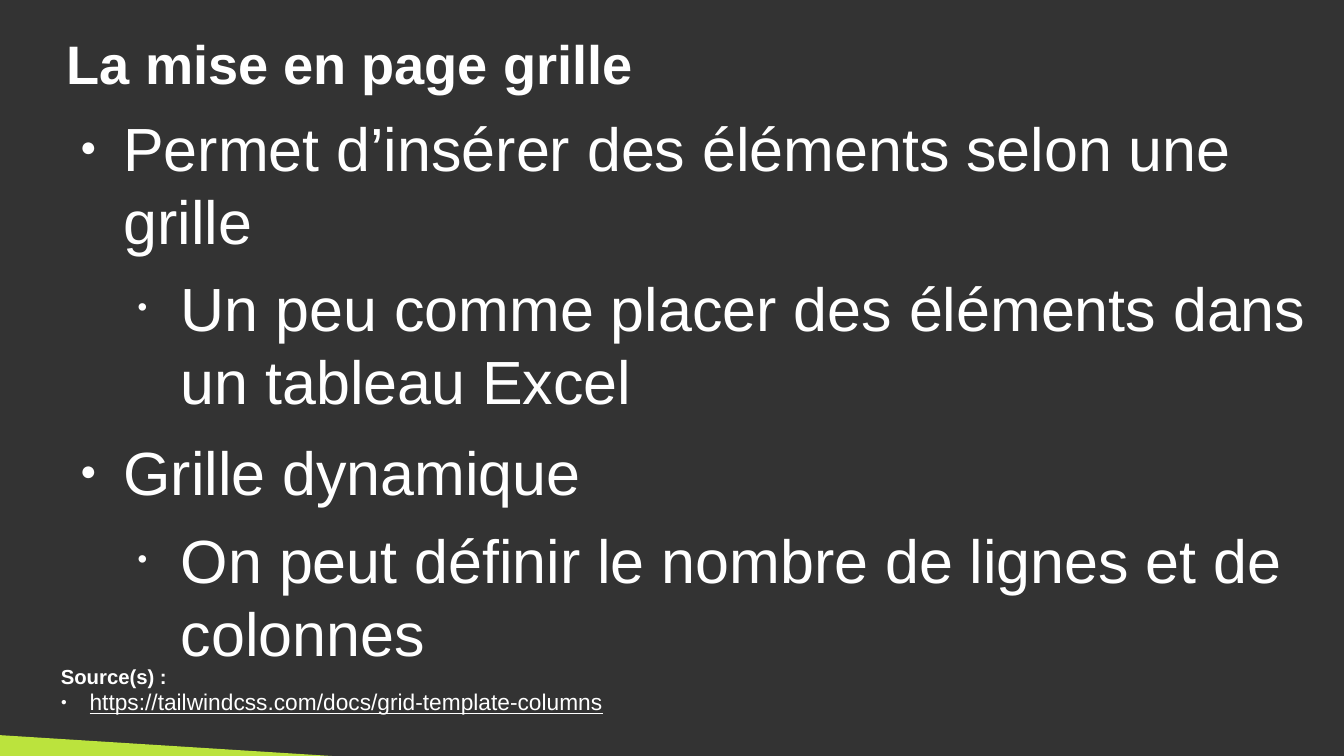
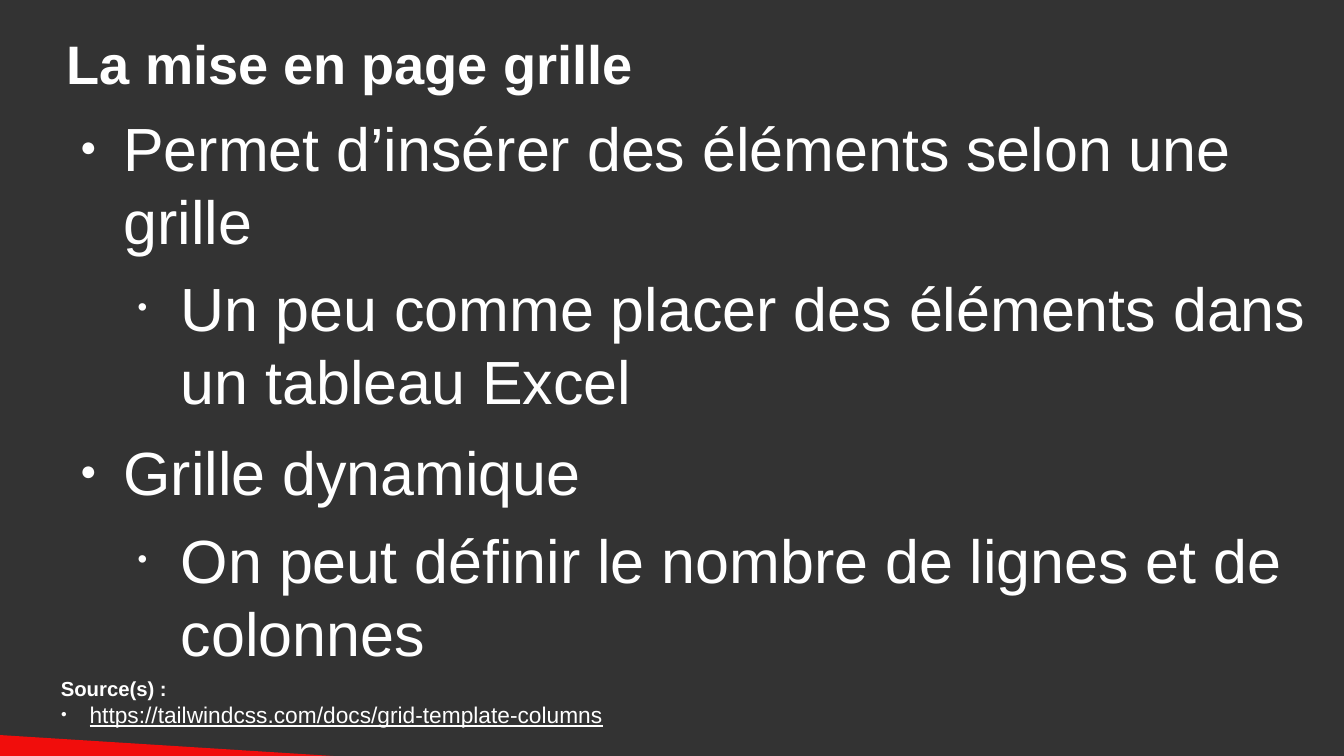
Before and after one commit to DanYellow/cours, a slide deck: slide 25 of integration-web-s2/travaux-pratiques/numero-5/presentation.odp (slide 18 before the commit). Drawn at 1344x756 pixels with LibreOffice and Linux fonts; fonts in the diff are those of the drawing. Boxes give left, top, right and bottom in pixels: in the first picture for what was removed or moved away, otherwise in the second. Text is boxed around its words. In the diff, an @@ line names an element or a change of style, - is before the commit and + after.

Commit message:
Update tailwind workshop

```diff
--- a/integration-web-s2/travaux-pratiques/numero-5/presentation.odp
+++ b/integration-web-s2/travaux-pratiques/numero-5/presentation.odp
@@ text "Source(s) :": place and size @@
-text "Source(s) :" at [61,669,603,715]
+text "Source(s) :" at [61,681,603,728]
@@ right triangle at [0,724,518,756]: fill #BBE33D to #F10D0C @@
```
Also in this commit, not shown: 2 other slides changed, 13 slides added, 4 other files.
